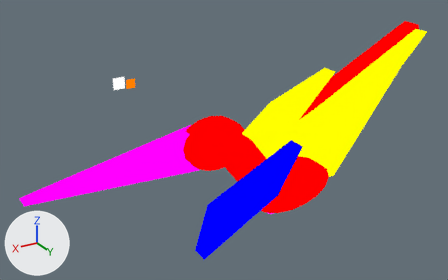
The Blender file assets-source/blender/motion/pteranodon-hop.blend, before and after one commit.
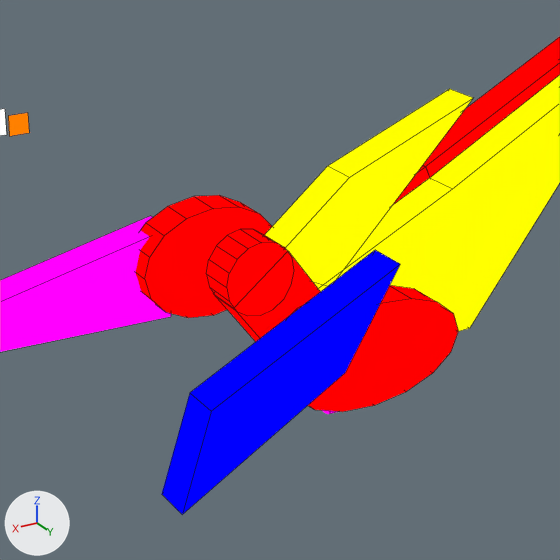
There are two pictures of each version: one whole from a 50 mm camera at (75.9, 52.2, 44.7) aimed at (38.2, -10.8, 13.2), one close up on the part from 27% to 84% of the width and 10% to 100% of the height. Lighting does not change. The marker at lower left points along +X, +Y and +Z. The older version's two pictures come first. Both versions are drawn at full value of the shape key 'hop_03' of 'DinoTycoon_Motion_pteranodon_hop_far_wing'; the numbers are the values there. The close-ups show mesh edges as thin lines.

Before the edit, the objects in view are built like this:
```python
ob_dinotycoon_motion_pteranodon_hop_far_wing = bpy.data.objects.new('DinoTycoon_Motion_pteranodon_hop_far_wing', me_dinotycoon_motion_pteranodon_hop_sample_far_wing)
ob_dinotycoon_motion_pteranodon_hop_far_wing.location = (0.0, 0.0, 0.0)
ob_dinotycoon_motion_pteranodon_hop_near_membrane = bpy.data.objects.new('DinoTycoon_Motion_pteranodon_hop_near_membrane', me_dinotycoon_motion_pteranodon_hop_sample_near_membrane)
ob_dinotycoon_motion_pteranodon_hop_near_membrane.location = (0.0, 0.0, 0.0)
ob_dinotycoon_motion_pteranodon_hop_wing_fingers_1 = bpy.data.objects.new('DinoTycoon_Motion_pteranodon_hop_wing_fingers_1', me_dinotycoon_motion_pteranodon_hop_sample_wing_fingers_1)
ob_dinotycoon_motion_pteranodon_hop_wing_fingers_1.location = (0.0, 0.0, 0.0)
# me_dinotycoon_motion_pteranodon_hop_sample_far_wing
# before: 1 (48.41, 3.0, 13.28) at pixel (189, 392), 2 (50.0, 3.0, 8.28) at pixel (161, 494), 5 (48.41, 5.0, 13.28) at pixel (211, 411), 6 (50.0, 5.0, 8.28) at pixel (182, 514)
# also in view: 'DinoTycoon_Motion_pteranodon_hop_body' at (36.0, 0.0, 11.0); 'DinoTycoon_Motion_pteranodon_hop_neck_tip' at (42.0, -2.0, 16.0); 'DinoTycoon_Motion_pteranodon_hop_crest' at (34.5, -3.0, 18.5); 'DinoTycoon_Motion_pteranodon_hop_head' at (43.0, -5.0, 16.0); 'DinoTycoon_Motion_pteranodon_hop_beak' at (55.0, -6.0, 15.5)
```
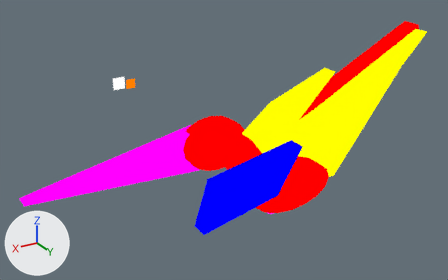
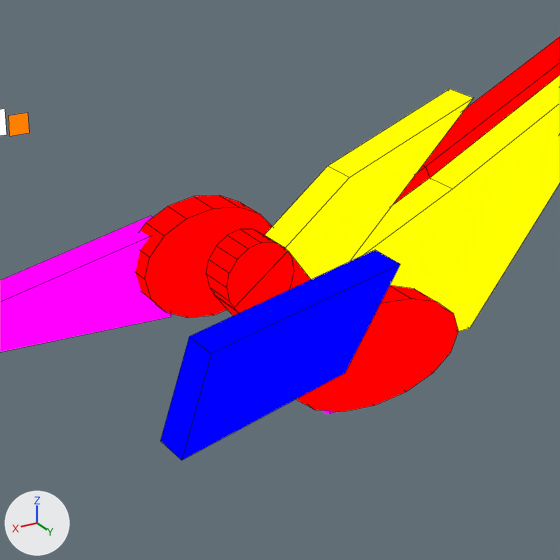
Boxes [x1, y1, x2, y2] around the edits, measured in the close-ups (560 x 560 px):
'DinoTycoon_Motion_pteranodon_hop_far_wing', reshaped (21% shorter)
    before: [162, 250, 400, 515]
    after: [160, 250, 400, 460]
'DinoTycoon_Motion_pteranodon_hop_neck_0', unchanged, covered by the edit
    before: [213, 251, 320, 342]
    after: [213, 251, 311, 316]

The edits, one by one:
me_dinotycoon_motion_pteranodon_hop_sample_far_wing is used by ob_dinotycoon_motion_pteranodon_hop_far_wing; location (0.0, 0.0, 0.0).
me_dinotycoon_motion_pteranodon_hop_sample_far_wing had 8 vertices, 6 faces and spanned x 38.0..50.0, y 3.0..5.0, z 8.28..18.2.
me_dinotycoon_motion_pteranodon_hop_sample_far_wing now has 8 vertices, 6 faces and spans x 38.0..50.0, y 3.0..5.0, z 11.2..18.2.
Part 1, on me_dinotycoon_motion_pteranodon_hop_sample_far_wing:
Vertices 1, 2, 5, 6 of me_dinotycoon_motion_pteranodon_hop_sample_far_wing move by (0.0, 0.0, 2.92).
